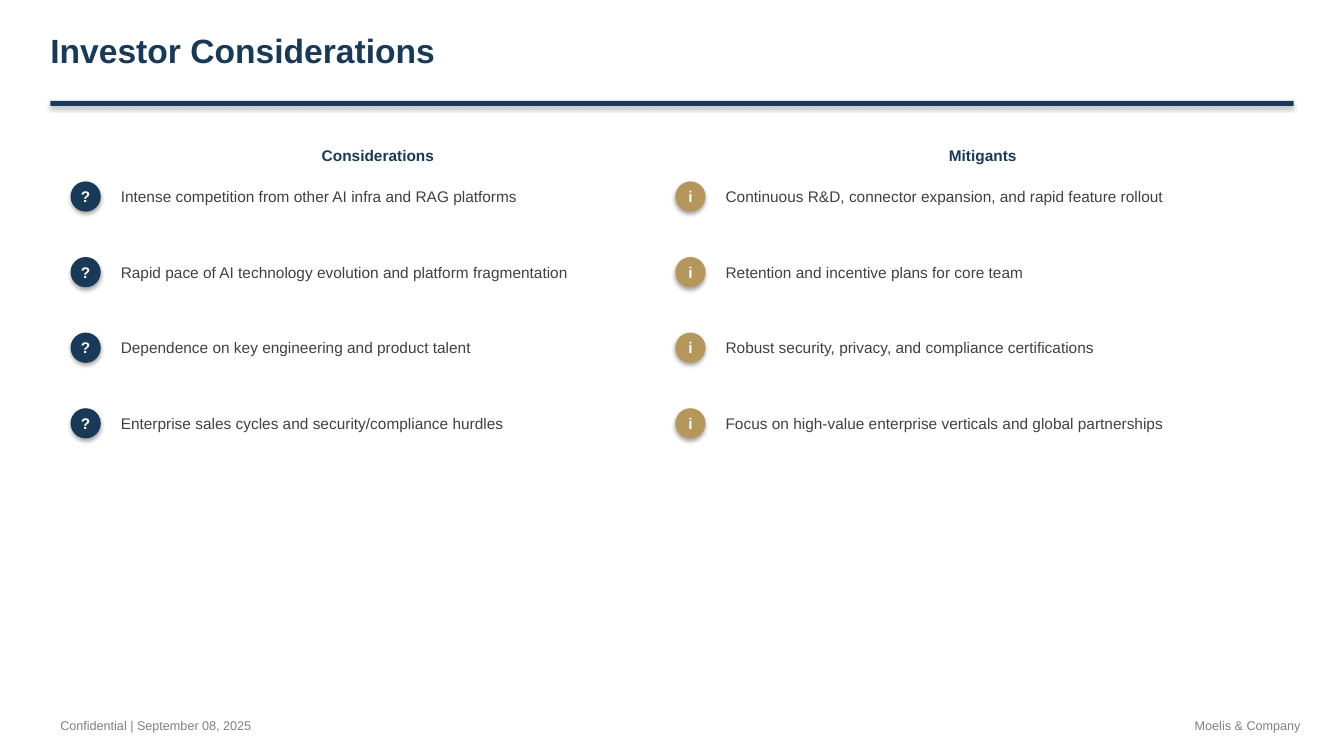
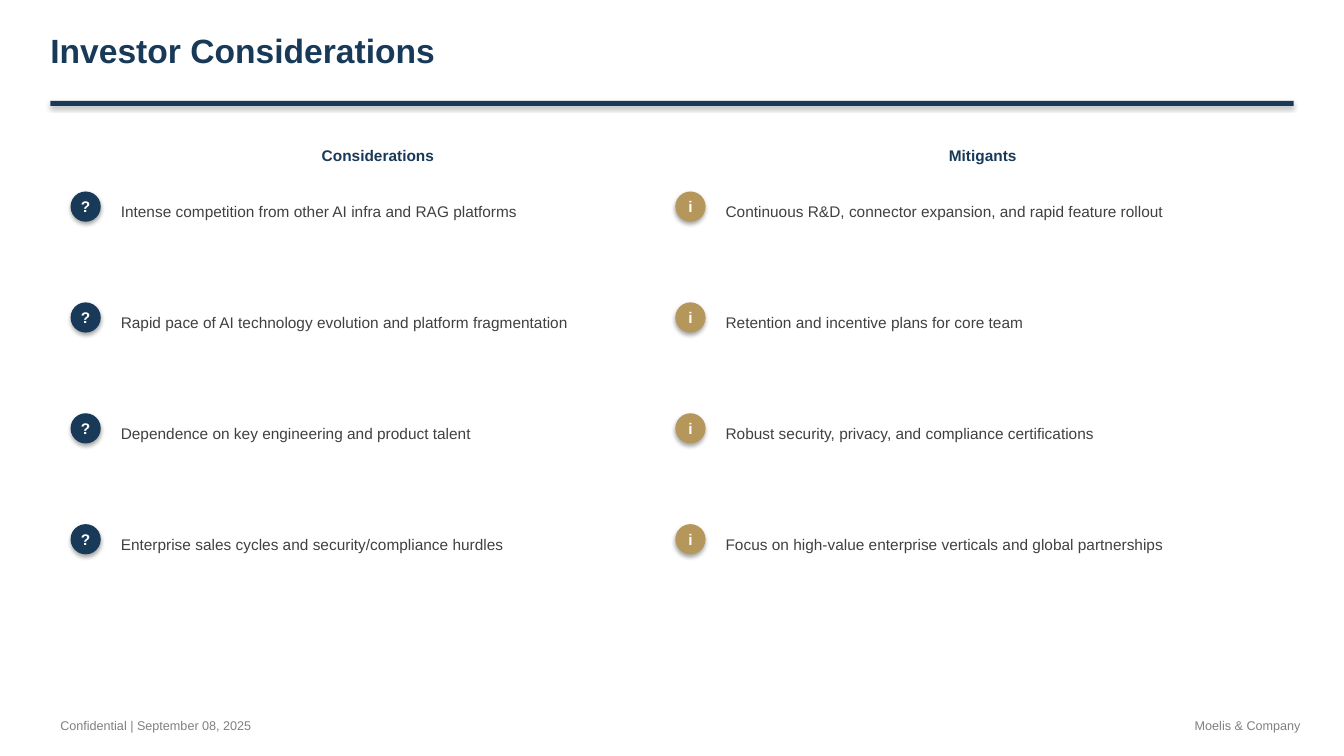
Before and after one commit to alinvb/slide_generator, a slide deck: slide 2 of ai_generated_deck.pptx. Drawn at 1344x756 pixels with LibreOffice and Linux fonts; fonts in the diff are those of the drawing. Boxes give left, top, right and bottom in pixels: in the first picture for what was removed or moved away, otherwise in the second. Text is boxed around its words. In the diff, an @@ line names an element or a change of style, - is before the commit and + after.

```diff
--- a/ai_generated_deck.pptx
+++ b/ai_generated_deck.pptx
@@ text "Intense competition from other AI ...": place and size @@
-text "Intense competition from other AI ..." at (121,191,516,205)
+text "Intense competition from other AI ..." at (121,206,516,220)
@@ text "Continuous R&D, connector expansion, and ...": place and size @@
-text "Continuous R&D, connector expansion, and ..." at (726,191,1163,205)
+text "Continuous R&D, connector expansion, and ..." at (726,206,1163,220)
@@ 2 texts, 2 ellipses: place and size @@
-2 texts, 2 ellipses at (71,181,706,212)
+2 texts, 2 ellipses at (71,192,706,222)
@@ text "Rapid pace of AI technology ...": place and size @@
-text "Rapid pace of AI technology ..." at (121,267,567,281)
+text "Rapid pace of AI technology ..." at (121,317,567,331)
@@ text "Retention and incentive plans for ...": place and size @@
-text "Retention and incentive plans for ..." at (726,267,1023,281)
+text "Retention and incentive plans for ..." at (726,317,1023,331)
@@ 2 texts, 2 ellipses: place and size @@
-2 texts, 2 ellipses at (71,257,706,287)
+2 texts, 2 ellipses at (71,302,706,333)
@@ text "Dependence on key engineering and ...": place and size @@
-text "Dependence on key engineering and ..." at (121,342,471,356)
+text "Dependence on key engineering and ..." at (121,428,471,442)
@@ 2 texts, 2 ellipses: place and size @@
-2 texts, 2 ellipses at (71,333,706,363)
+2 texts, 2 ellipses at (71,413,706,444)
@@ text "Robust security, privacy, and compliance ...": place and size @@
-text "Robust security, privacy, and compliance ..." at (726,342,1094,356)
+text "Robust security, privacy, and compliance ..." at (726,428,1094,442)
@@ text "Enterprise sales cycles and security/compliance ...": place and size @@
-text "Enterprise sales cycles and security/compliance ..." at (121,418,504,432)
+text "Enterprise sales cycles and security/compliance ..." at (121,539,504,553)
@@ text "Focus on high-value enterprise verticals ...": place and size @@
-text "Focus on high-value enterprise verticals ..." at (726,418,1163,432)
+text "Focus on high-value enterprise verticals ..." at (726,539,1163,553)
@@ 2 texts, 2 ellipses: place and size @@
-2 texts, 2 ellipses at (71,408,706,439)
+2 texts, 2 ellipses at (71,524,706,555)
```
Also in this commit, not shown: 6 other slides changed, 3 other files.
